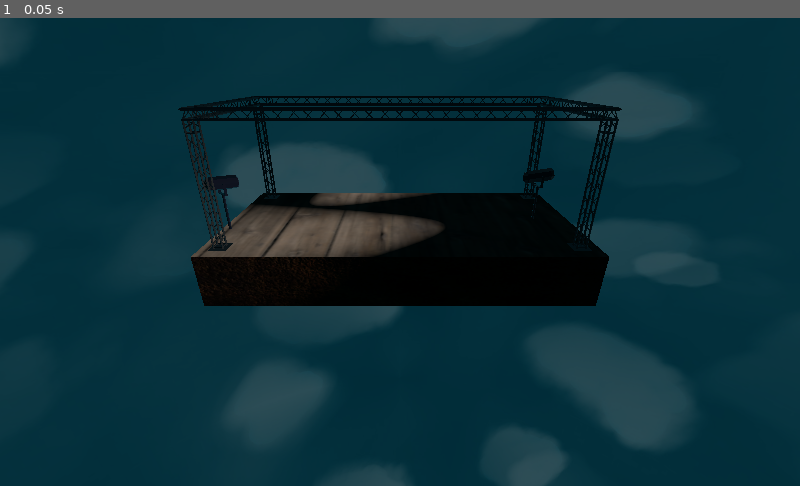
Above: before the commit, frame 1.
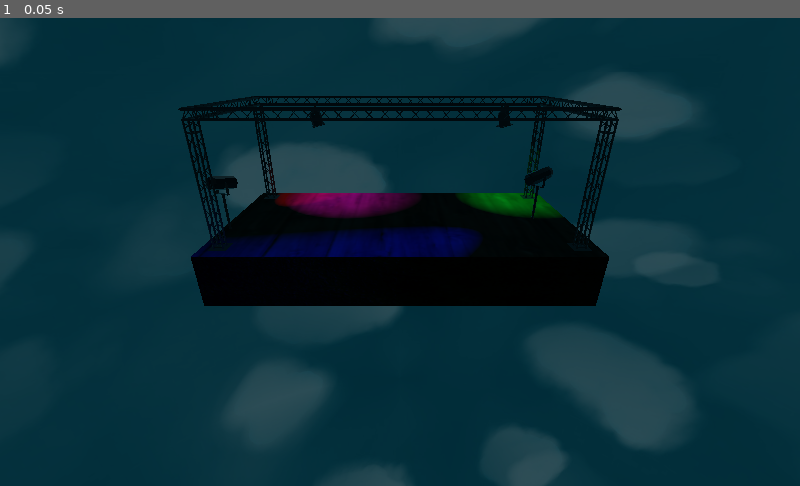
Above: after the commit, the same moment.

Repository: MartiniMoe/WubbaLubbaDubDub
Game: Godot game, scene res://scenes/Main.tscn
Two runs of this game, one before a commit and one after it. Both use one fixed random seed, a clock stepped at 60 frames per second and the inputs below.
Inputs:
- Up to frame 1 (0.05 s): no input

The runs differ from the first frame. In frame 1, 4.3% of the frame differs, in the area x 23-71%, y 18-61%.

Commit message:
add spotlights

Diff:
--- a/godot_project/scenes/Main.tscn
+++ b/godot_project/scenes/Main.tscn
@@ -6,6 +6,7 @@
 [ext_resource path="res://scenes/Stage.tscn" type="PackedScene" id=4]
 [ext_resource path="res://scenes/PlayerPH.tscn" type="PackedScene" id=5]
 [ext_resource path="res://scenes/Spotlight_unten.tscn" type="PackedScene" id=6]
+[ext_resource path="res://scenes/Spotlight_oben.tscn" type="PackedScene" id=7]
 
 [sub_resource type="Animation" id=1]
 
@@ -46,7 +47,19 @@
 [node name="Spotlight_unten" parent="." instance=ExtResource( 6 )]
 
 transform = Transform( 0.272729, 0, 0.292608, 0, 0.4, 0, -0.292608, 0, 0.272729, -10.4049, -3.633, 1.8137 )
+light_color = Color( 1, 0, 0, 1 )
 
 [node name="Spotlight_unten2" parent="." instance=ExtResource( 6 )]
 
 transform = Transform( -0.393675, 0, -0.0708514, 0, 0.4, 0, 0.0708514, 0, -0.393675, 8.71826, -3.67358, 0 )
+light_color = Color( 0.0078125, 0, 1, 1 )
+
+[node name="Spotlight_oben" parent="." instance=ExtResource( 7 )]
+
+transform = Transform( 0.4, 0, 0, 0, 0.4, 0, 0, 0, 0.4, 7.22559, 2.45415, -4.42855 )
+light_color = Color( 0, 1, 0.179688, 1 )
+
+[node name="Spotlight_oben2" parent="." instance=ExtResource( 7 )]
+
+transform = Transform( 0.4, 0, 0, 0, 0.4, 0, 0, 0, 0.4, -5.86925, 2.45415, -4.42855 )
+light_color = Color( 0.921875, 0, 1, 1 )
--- a/godot_project/scenes/Spotlight_oben.tscn
+++ b/godot_project/scenes/Spotlight_oben.tscn
@@ -1,6 +1,7 @@
-[gd_scene load_steps=7 format=2]
-
-[ext_resource path="res://assets/models/Material_002.material" type="Material" id=1]
+[gd_scene load_steps=9 format=2]
+
+[ext_resource path="res://scripts/Spotlight_oben.gd" type="Script" id=1]
+[ext_resource path="res://assets/models/Material_002.material" type="Material" id=2]
 
 [sub_resource type="SphereShape" id=1]
 
@@ -47,16 +48,49 @@
 radius = 1.0
 height = 1.0
 
-[node name="Scene Root" type="StaticBody"]
-
+[sub_resource type="Animation" id=6]
+
+resource_name = "light_movement"
+length = 3.0
+loop = true
+step = 0.1
+tracks/0/type = "value"
+tracks/0/path = NodePath("Cylinder.001:rotation_deg")
+tracks/0/interp = 2
+tracks/0/loop_wrap = true
+tracks/0/imported = false
+tracks/0/keys = {
+"times": PoolRealArray( 0, 1, 2 ),
+"transitions": PoolRealArray( 1, 1, 1 ),
+"update": 0,
+"values": [ Vector3( 0, 45, 0 ), Vector3( 0, 0, 0 ), Vector3( 0, -45, 0 ) ]
+}
+tracks/1/type = "value"
+tracks/1/path = NodePath("Cylinder.001/Cylinder:rotation_deg")
+tracks/1/interp = 2
+tracks/1/loop_wrap = true
+tracks/1/imported = false
+tracks/1/keys = {
+"times": PoolRealArray( 0, 1, 2 ),
+"transitions": PoolRealArray( 1, 1, 1 ),
+"update": 0,
+"values": [ Vector3( 0, 0, 10 ), Vector3( 0, 0, 35 ), Vector3( 0, 0, 25 ) ]
+}
+
+[node name="Spotlight_oben" type="StaticBody"]
+
+transform = Transform( 0.4, 0, 0, 0, 0.4, 0, 0, 0, 0.4, 0, 0, 0 )
 input_ray_pickable = true
 input_capture_on_drag = false
-collision_layer = 1
-collision_mask = 1
+collision_layer = 0
+collision_mask = 0
 friction = 1.0
 bounce = 0.0
 constant_linear_velocity = Vector3( 0, 0, 0 )
 constant_angular_velocity = Vector3( 0, 0, 0 )
+script = ExtResource( 1 )
+_sections_unfolded = [ "Collision", "Transform" ]
+light_color = Color( 1, 1, 1, 1 )
 
 [node name="CollisionShape" type="CollisionShape" parent="."]
 
@@ -66,7 +100,7 @@
 
 [node name="Cylinder.001" type="MeshInstance" parent="."]
 
-transform = Transform( 1, 0, 0, 0, 1, 0, 0, 0, 1, 0, 1.7, 0 )
+transform = Transform( 0.973148, 0, 0.23018, 0, 1, 0, -0.23018, 0, 0.973148, 0, 1.7, 0 )
 layers = 1
 material_override = null
 cast_shadow = 1
@@ -79,10 +113,11 @@
 mesh = SubResource( 2 )
 skeleton = NodePath("..")
 material/0 = null
+_sections_unfolded = [ "Transform" ]
 
 [node name="Cylinder" type="MeshInstance" parent="Cylinder.001"]
 
-transform = Transform( 1, 0, 0, 0, 1, 0, 0, 0, 1, 2.79804e-30, -1.7, 0 )
+transform = Transform( 0.973585, -0.228324, 0, 0.228324, 0.973585, 0, 0, 0, 1, 2.79804e-30, -1.7, 0 )
 layers = 1
 material_override = null
 cast_shadow = 1
@@ -95,6 +130,7 @@
 mesh = SubResource( 3 )
 skeleton = NodePath("..")
 material/0 = null
+_sections_unfolded = [ "Transform" ]
 
 [node name="SpotLight" type="SpotLight" parent="Cylinder.001/Cylinder"]
 
@@ -121,12 +157,13 @@
 
 input_ray_pickable = true
 input_capture_on_drag = false
-collision_layer = 1
-collision_mask = 1
+collision_layer = 0
+collision_mask = 0
 friction = 1.0
 bounce = 0.0
 constant_linear_velocity = Vector3( 0, 0, 0 )
 constant_angular_velocity = Vector3( 0, 0, 0 )
+_sections_unfolded = [ "Collision" ]
 
 [node name="CollisionShape" type="CollisionShape" parent="Cylinder.001/Cylinder/SpotLight/light"]
 
@@ -150,3 +187,14 @@
 shape = SubResource( 5 )
 disabled = false
 _sections_unfolded = [ "Transform" ]
+
+[node name="AnimationPlayer" type="AnimationPlayer" parent="."]
+
+playback_process_mode = 1
+playback_default_blend_time = 0.0
+root_node = NodePath("..")
+anims/light_movement = SubResource( 6 )
+playback/active = true
+playback/speed = 1.0
+blend_times = [  ]
+autoplay = "light_movement"
--- a/godot_project/scenes/Spotlight_unten.tscn
+++ b/godot_project/scenes/Spotlight_unten.tscn
@@ -57,7 +57,7 @@
 
 [sub_resource type="CapsuleShape" id=5]
 
-radius = 2.5
+radius = 3.0
 height = 6.0
 
 [sub_resource type="Animation" id=6]
@@ -94,14 +94,14 @@
 transform = Transform( 0.4, 0, 0, 0, 0.4, 0, 0, 0, 0.4, 0, 0, 0 )
 input_ray_pickable = true
 input_capture_on_drag = false
-collision_layer = 1
-collision_mask = 1
+collision_layer = 0
+collision_mask = 0
 friction = 1.0
 bounce = 0.0
 constant_linear_velocity = Vector3( 0, 0, 0 )
 constant_angular_velocity = Vector3( 0, 0, 0 )
 script = ExtResource( 1 )
-_sections_unfolded = [ "Transform" ]
+_sections_unfolded = [ "Collision", "Transform" ]
 light_color = Color( 1, 1, 1, 1 )
 
 [node name="Cylinder_001.002" type="MeshInstance" parent="."]
@@ -123,7 +123,7 @@
 
 [node name="Cylinder_001.001" type="MeshInstance" parent="Cylinder_001.002"]
 
-transform = Transform( 0.999851, 0, 0.0172817, 0, 1, 0, -0.0172817, 0, 0.999851, -2.23517e-07, 5.95, -4.76837e-07 )
+transform = Transform( 0.945076, 0, 0.326851, 0, 1, 0, -0.326851, 0, 0.945076, -2.23517e-07, 5.95, -4.76837e-07 )
 layers = 1
 material_override = null
 cast_shadow = 1
@@ -140,7 +140,7 @@
 
 [node name="Cylinder_001" type="MeshInstance" parent="Cylinder_001.002/Cylinder_001.001"]
 
-transform = Transform( 0.996151, 0.08765, 0, -0.08765, 0.996151, 1.74533e-08, 1.52978e-09, -1.73861e-08, 1, 2.23517e-07, 1.6, -9.23706e-14 )
+transform = Transform( 0.97988, 0.199586, 0, -0.199586, 0.97988, 1.74533e-08, 3.48343e-09, -1.71021e-08, 1, 2.23517e-07, 1.6, -9.23706e-14 )
 layers = 1
 material_override = null
 cast_shadow = 1
@@ -180,7 +180,7 @@
 
 input_ray_pickable = true
 input_capture_on_drag = false
-collision_layer = 1
+collision_layer = 0
 collision_mask = 0
 friction = 1.0
 bounce = 0.0
--- /dev/null
+++ b/godot_project/scripts/Spotlight_oben.gd
@@ -0,0 +1,6 @@
+extends StaticBody
+
+export var light_color = Color(1.0, 1.0, 1.0)
+
+func _ready():
+	$"Cylinder.001/Cylinder/SpotLight".set_color(light_color)
Not shown: 1 places in godot_project/scenes/Main.tscn that only renumber resources
Not shown: 2 places in godot_project/scenes/Spotlight_oben.tscn that only renumber resources
